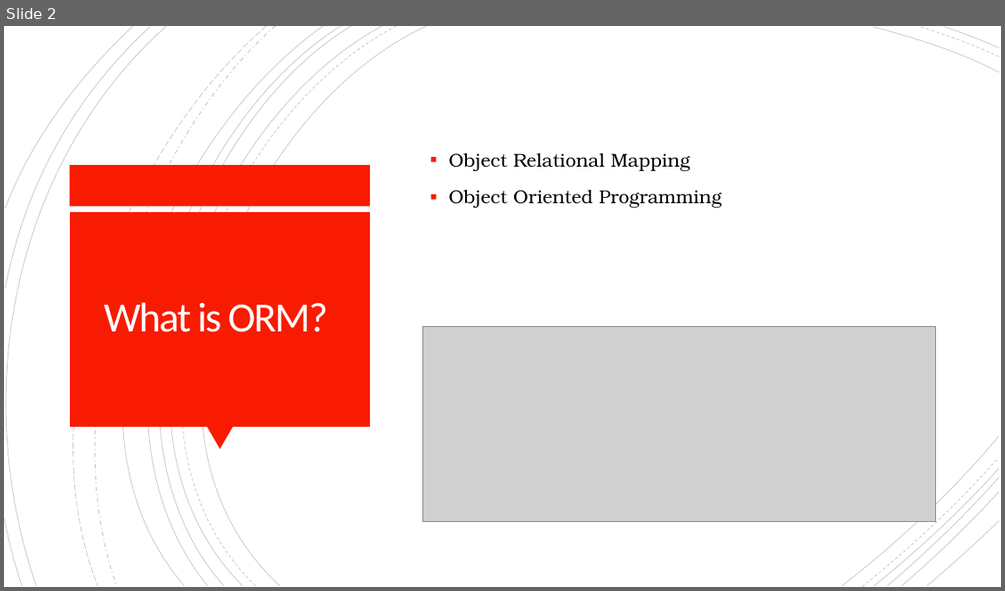
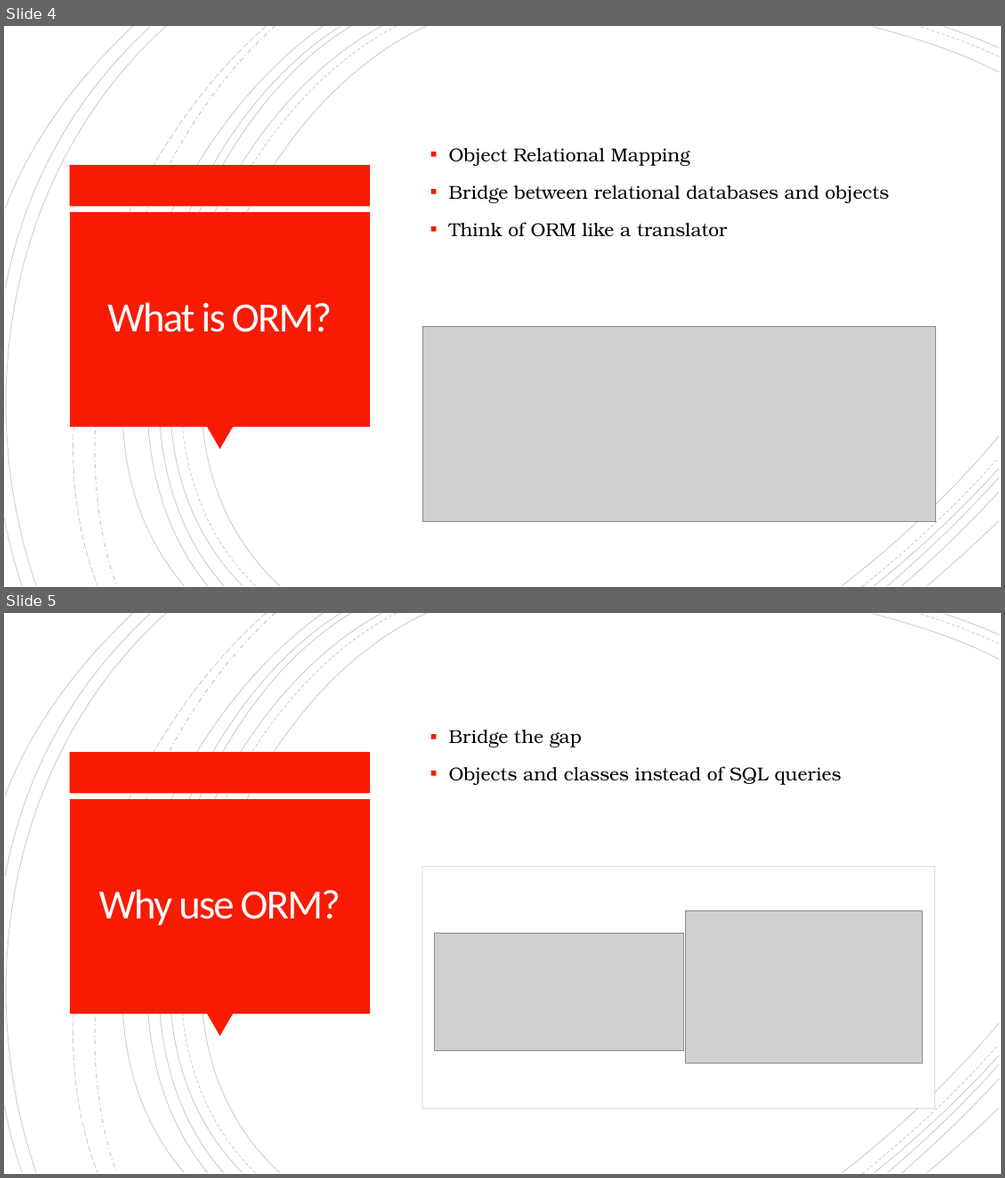
Before and after one commit to isjxn/ORM-Barcamp, a slide deck: ORM_Barcamp_Presentation.pptx. Shown one above the other, each under a label of ours: slide 2 before the commit, slides 4 and 5 after it. The pictures are 1005x591 and 1005x1178 pixels, drawn with LibreOffice and Linux fonts; fonts in the diff are those of the drawing; grey boxes stand for pictures. Boxes give left, top, right and bottom in pixels: in the first picture for what was removed or moved away, otherwise in the second. Text is boxed around its words. In the diff, an @@ line names an element or a change of style, - is before the commit and + after.

```diff
--- a/ORM_Barcamp_Presentation.pptx
+++ b/ORM_Barcamp_Presentation.pptx
@@ slide 5 added at [4,613,1001,1174], background #FFFFFF; not listed: 18 template elements that a slide beside it also shows @@
@@ rectangle added at [4,613,1001,1174], fill #FFFFFF @@
@@ group added at [4,613,999,1174]: 21 freeform shapes @@
@@ text added at [449,730,841,785], 18 pt, text #000000 @@
+▪ Bridge the gap
+▪ Objects and classes instead of SQL queries
@@ rectangle added at [70,752,371,793], fill #F81B02 @@
@@ rectangle added at [70,799,370,1013], fill #F81B02 @@
@@ rectangle added at [422,867,935,1108], fill #FFFFFF, outline #000000 0.75 pt @@
@@ title added at [99,889,340,925], 40 pt, text #FFFEFF @@
+Why use ORM?
@@ picture added at [686,911,922,1063] @@
@@ picture added at [435,933,684,1051] @@
@@ triangle added at [207,1013,233,1037], fill #F81B02 @@
@@ what was slide 2 is now slide 4 @@
@@ slide 4 changed as well @@
@@ text at [449,185,889,237]: text changed @@
-▪ Object Oriented Programming
+▪ Bridge between relational databases and objects
+▪ Think of ORM like a translator
@@ title "What is ORM?": place and size @@
-title "What is ORM?" at [104,302,328,332]
+title "What is ORM?" at [107,302,332,332]
```
Also in this commit, not shown: 2 other slides changed, 12 other slides added, 3 slides removed, 1 other file.
